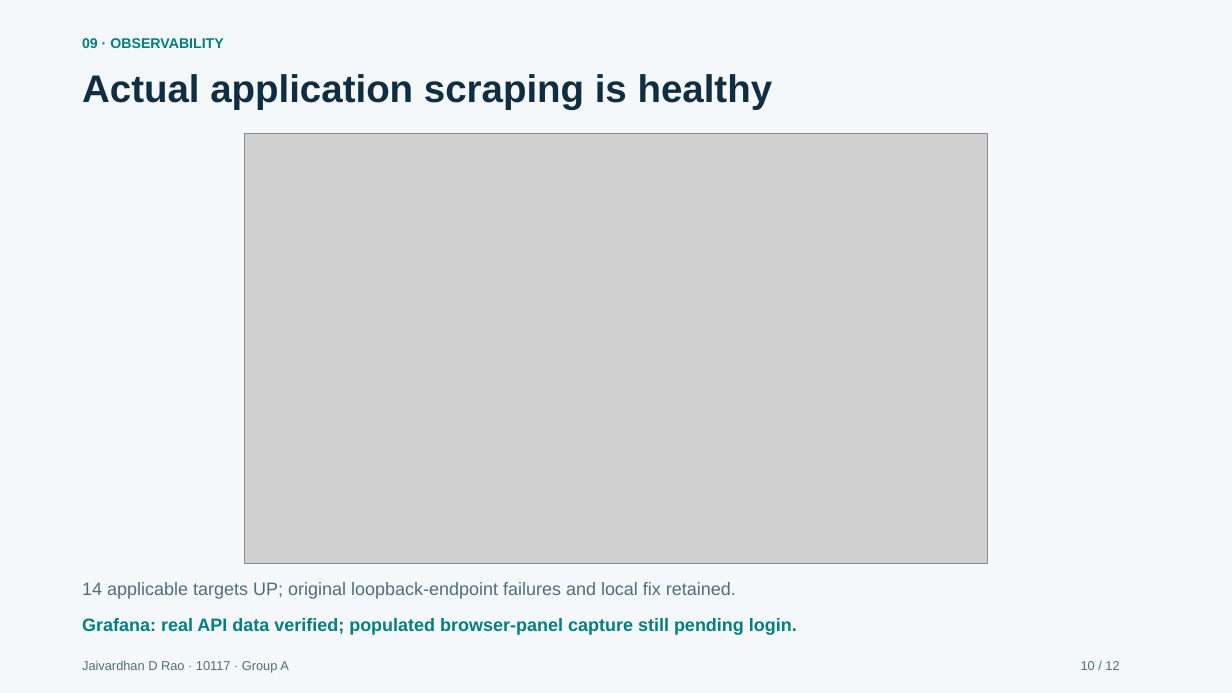
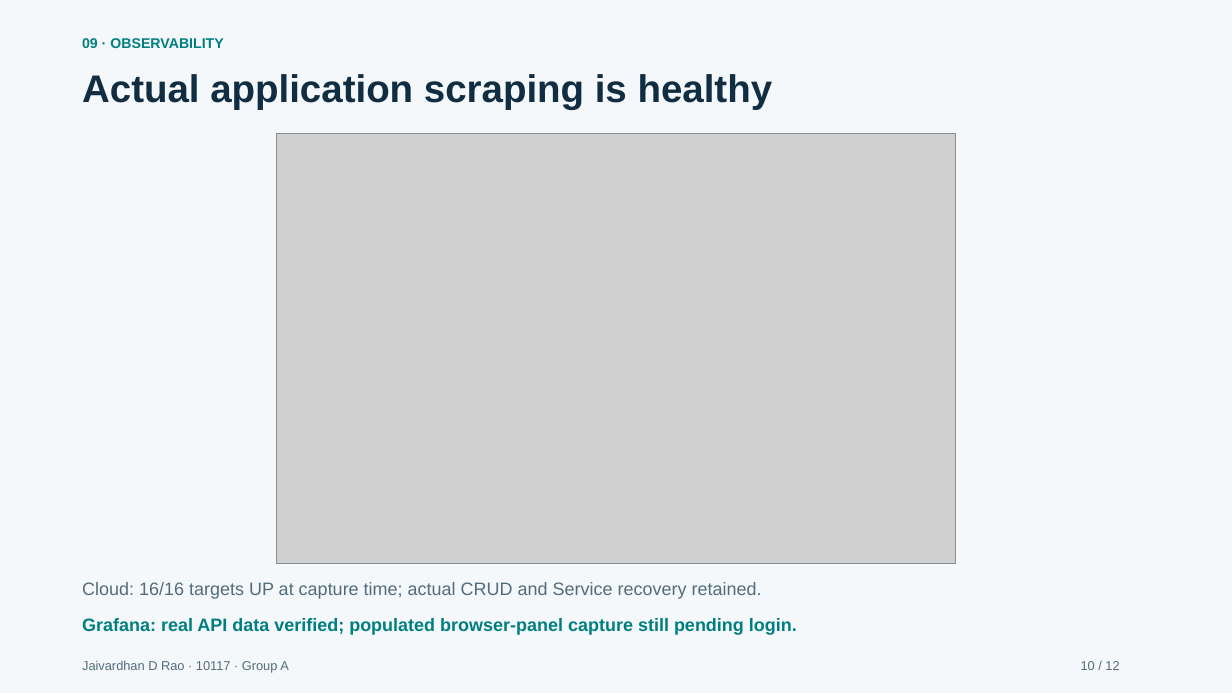
Before and after one commit to jaivardhandrao/labledger-devops-capstone, a slide deck: slide 10 of docs/presentation/LabLedger_Capstone_Presentation.pptx. Drawn at 1232x693 pixels with LibreOffice and Linux fonts; fonts in the diff are those of the drawing; grey boxes stand for pictures. Boxes give left, top, right and bottom in pixels: in the first picture for what was removed or moved away, otherwise in the second. Text is boxed around its words. In the diff, an @@ line names an element or a change of style, - is before the commit and + after.

```diff
--- a/docs/presentation/LabLedger_Capstone_Presentation.pptx
+++ b/docs/presentation/LabLedger_Capstone_Presentation.pptx
@@ picture: place and size @@
-picture at <box>245,133,988,563</box>
+picture at <box>276,133,956,563</box>
@@ text at <box>82,582,762,599</box>: text changed @@
-14 applicable targets UP; original loopback-endpoint failures and local fix retained.
+Cloud: 16/16 targets UP at capture time; actual CRUD and Service recovery retained.
```
Also in this commit, not shown: 6 other slides changed, 1 slide added, 1 slide removed, 55 other files.
